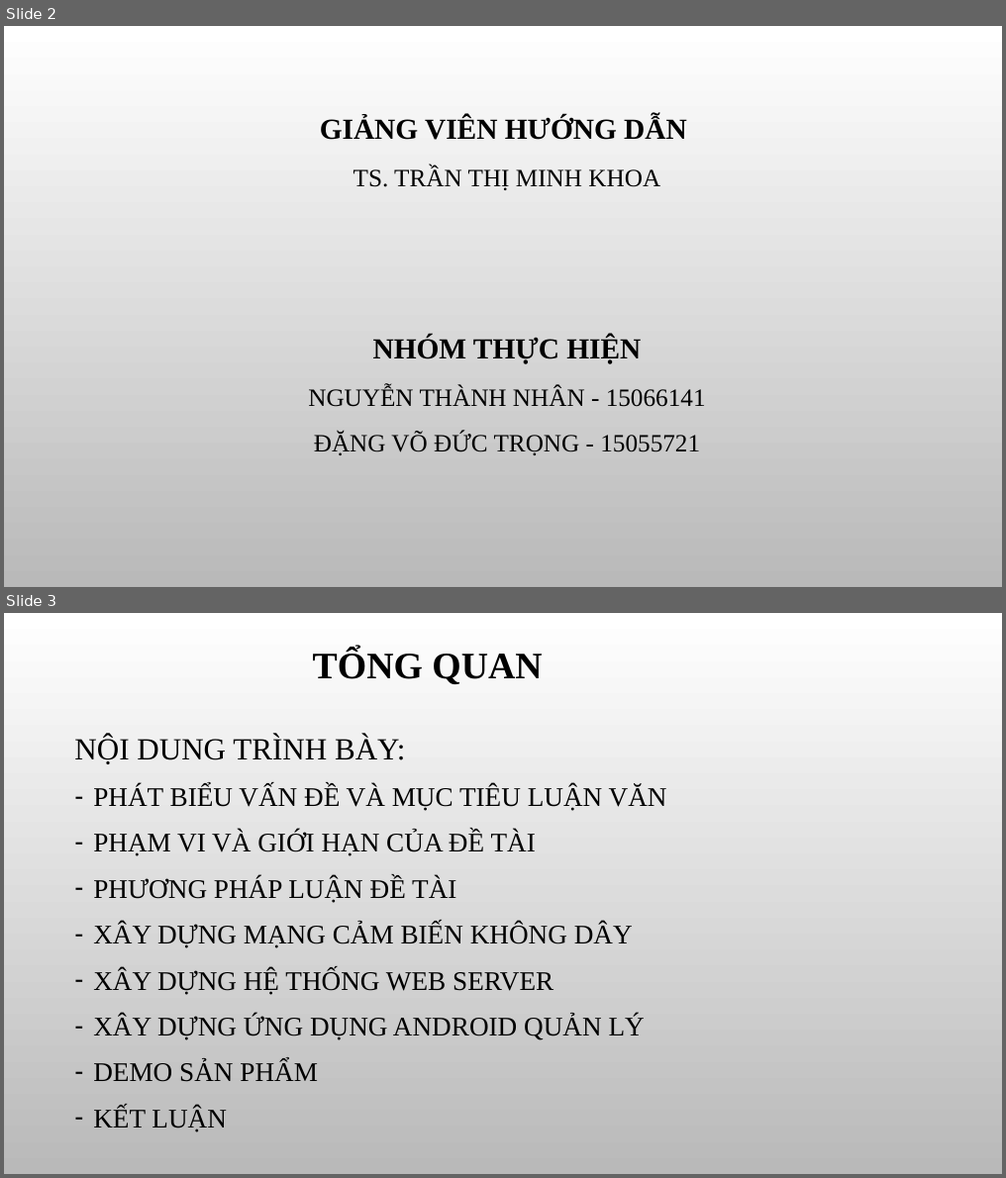
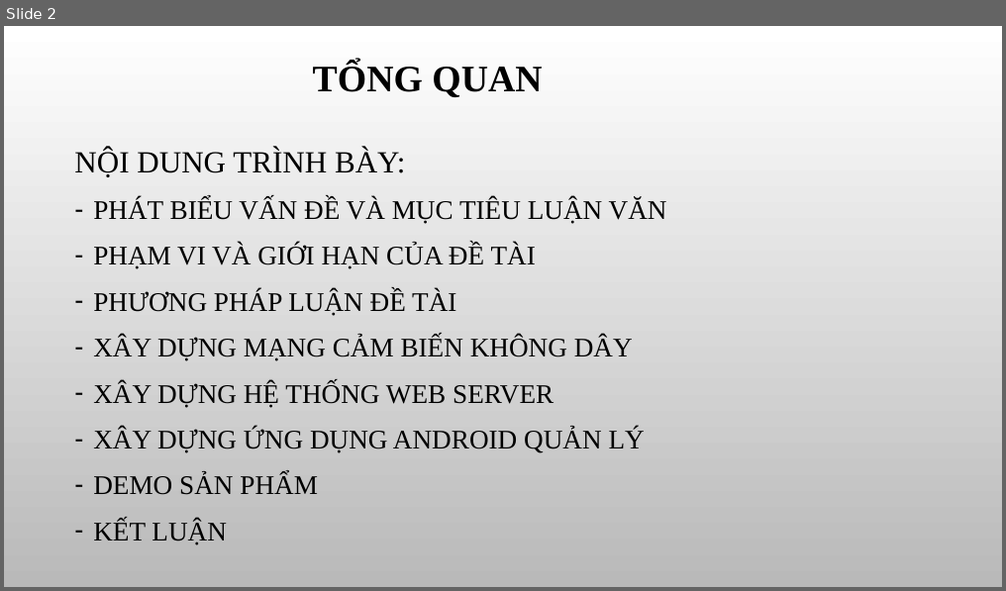
Before and after one commit to AJackTi/Project-Monitor-Baby, a slide deck: Giám sát giấc ngủ em bé thông qua.pptx. Shown one above the other, each under a label of ours: slides 2 and 3 before the commit, slide 2 after it. The pictures are 1006x1178 and 1006x591 pixels, drawn with LibreOffice and Linux fonts; fonts in the diff are those of the drawing; background and template pictures are left out. Boxes give left, top, right and bottom in pixels: in the first picture for what was removed or moved away, otherwise in the second. Text is boxed around its words. In the diff, an @@ line names an element or a change of style, - is before the commit and + after.

```diff
--- a/Giám sát giấc ngủ em bé thông qua.pptx
+++ b/Giám sát giấc ngủ em bé thông qua.pptx
@@ slide 2 removed at (4, 26, 1002, 587), background picture (left out) @@
@@ text removed at (308, 116, 706, 456) @@
-GIẢNG VIÊN HƯỚNG DẪN
-TS. TRẦN THỊ MINH KHOA
-NHÓM THỰC HIỆN
-NGUYỄN THÀNH NHÂN - 15066141
-ĐẶNG VÕ ĐỨC TRỌNG - 15055721
@@ what was slide 3 is now slide 2 @@
```
Also in this commit, not shown: 4 slides changed, 31 other files.
